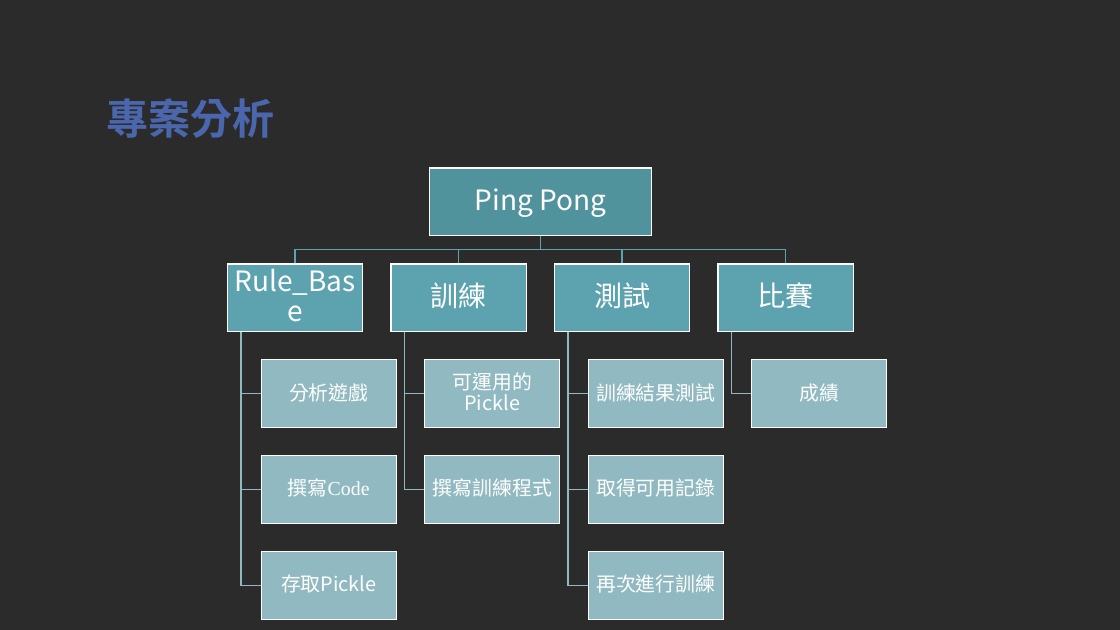
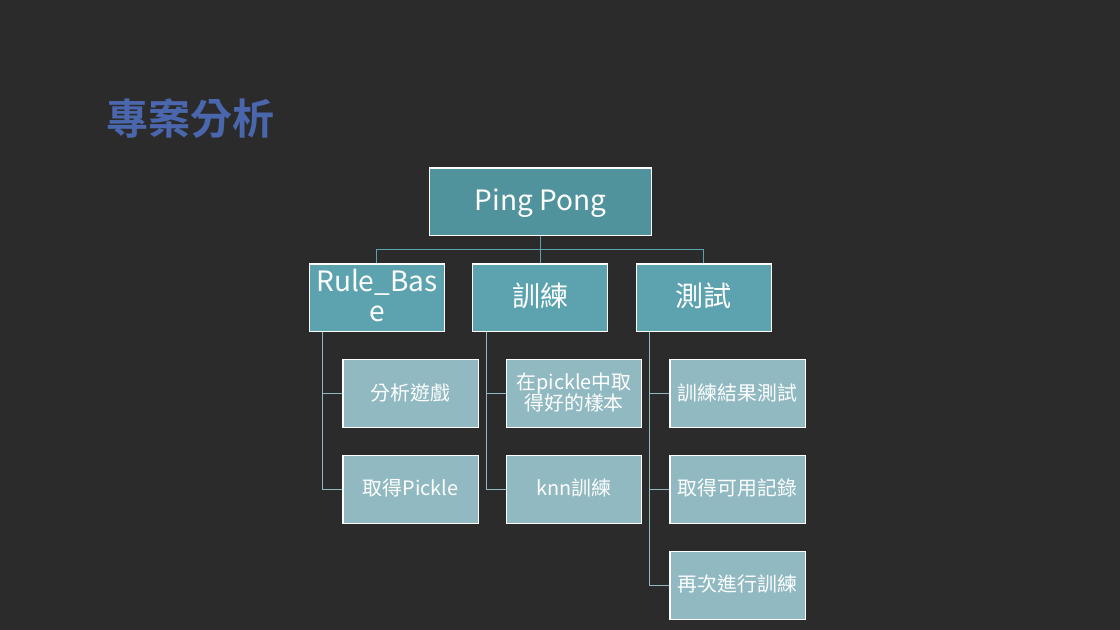
Before and after one commit to TsaiHaoWei/Machine-Learning, a slide deck: slide 4 of Finally project/Pingpong_第六組.pptx. Drawn at 1120x630 pixels with LibreOffice and Linux fonts; fonts in the diff are those of the drawing; background and template pictures are left out; a plain dark background stands for a picture behind light text. Boxes give left, top, right and bottom in pixels: in the first picture for what was removed or moved away, otherwise in the second. Text is boxed around its words. In the diff, an @@ line names an element or a change of style, - is before the commit and + after.

```diff
--- a/Finally project/Pingpong_第六組.pptx
+++ b/Finally project/Pingpong_第六組.pptx
@@ freeform shape: place and size @@
-freeform shape at [295,235,540,264]
+freeform shape at [376,235,540,264]
@@ freeform shape: place and size @@
-freeform shape at [540,235,622,264]
+freeform shape at [536,235,544,264]
@@ freeform shape: place and size @@
-freeform shape at [540,235,786,264]
+freeform shape at [540,235,704,264]
@@ 3 freeform shapes, 2 rectangles: place and size @@
-3 freeform shapes, 2 rectangles at [404,264,854,490]
+3 freeform shapes, 2 rectangles at [323,264,771,490]
@@ freeform shape: place and size @@
-freeform shape at [241,332,261,490]
+freeform shape at [486,332,507,490]
@@ freeform shape: place and size @@
-freeform shape at [732,332,752,394]
+freeform shape at [649,332,670,394]
@@ text added at [517,372,632,395], 17 pt, text #FFFFFF @@
+在pickle中取得好的樣本
@@ group removed at [241,235,887,619]: 5 texts, 3 freeform shapes, 3 rectangles @@
-撰寫Code
-可運用的Pickle
-撰寫訓練程式
-比賽
-成績
@@ text at [363,478,459,497]: text changed @@
-存取Pickle
+取得Pickle
@@ text added at [537,478,612,497], 17 pt, text #FFFFFF @@
+knn訓練
@@ 8 rectangles, 7 texts, 2 freeform shapes: place and size @@
-8 rectangles, 7 texts, 2 freeform shapes at [228,263,723,619]
+8 rectangles, 7 texts, 2 freeform shapes at [309,263,805,619]
```
Also in this commit, not shown: 1 other slide changed, 1 slide added, 2 slides removed, 1 other file.
